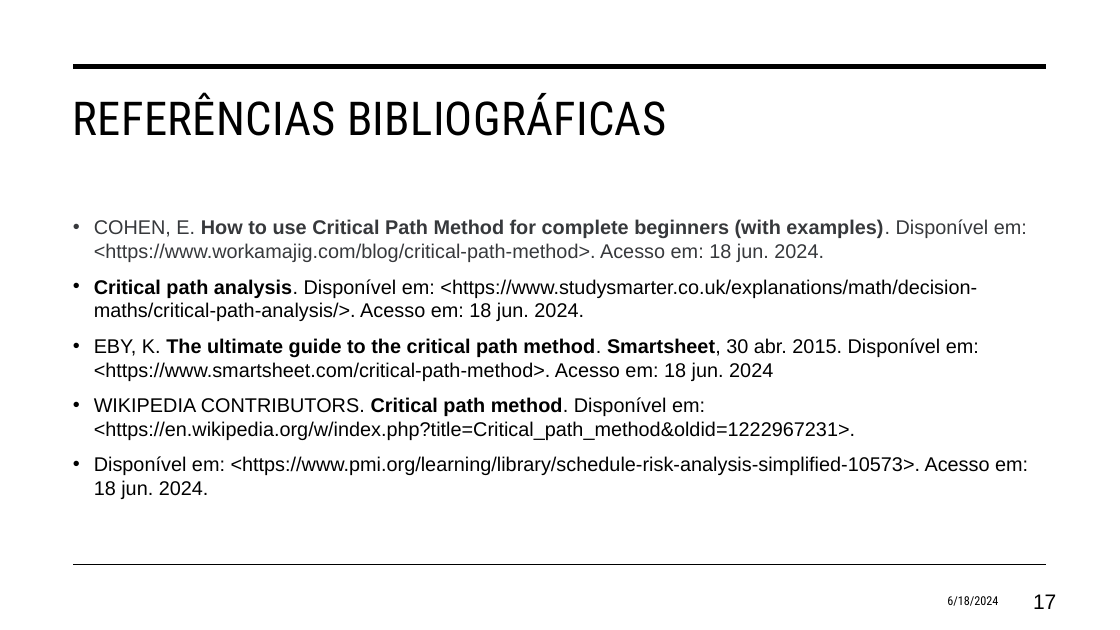
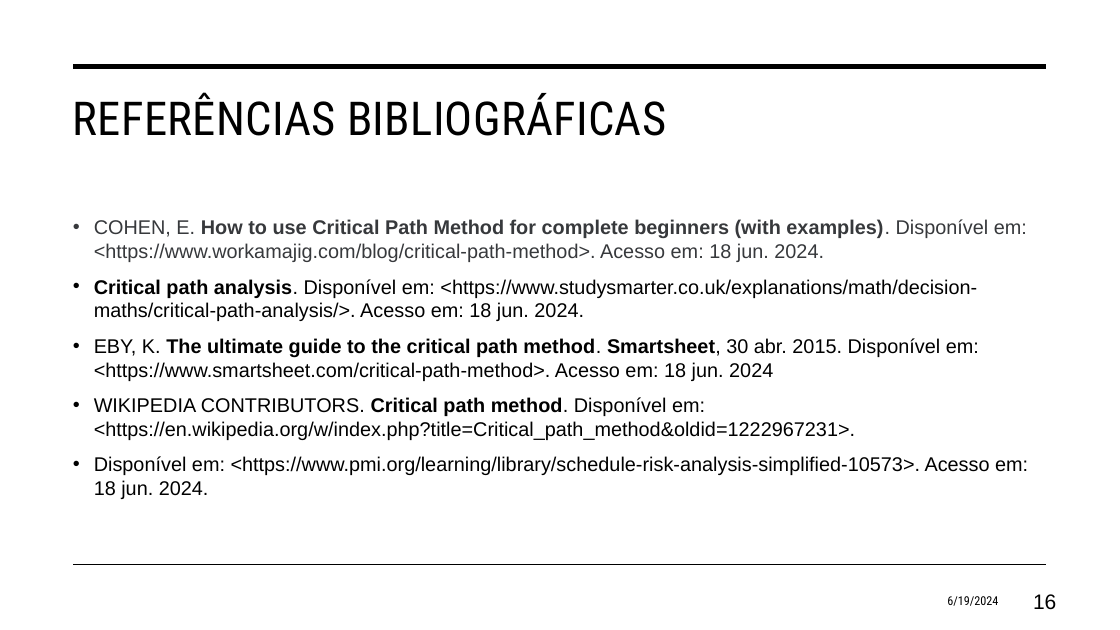
Before and after one commit to eduardosavian/critical-path, a slide deck: slide 16 of Presentation.pptx (slide 17 before the commit). Drawn at 1120x630 pixels with LibreOffice and Linux fonts; fonts in the diff are those of the drawing. Boxes give left, top, right and bottom in pixels: in the first picture for what was removed or moved away, otherwise in the second. Text is boxed around its words. In the diff, an @@ line names an element or a change of style, - is before the commit and + after.

```diff
--- a/Presentation.pptx
+++ b/Presentation.pptx
@@ text at [947,596,998,606]: text changed @@
-6/18/2024
+6/19/2024
@@ page number at [1033,594,1056,610]: text changed @@
-17
+16
```
Also in this commit, not shown: 12 other slides changed, 3 slides added, 4 slides removed, 3 other files.
